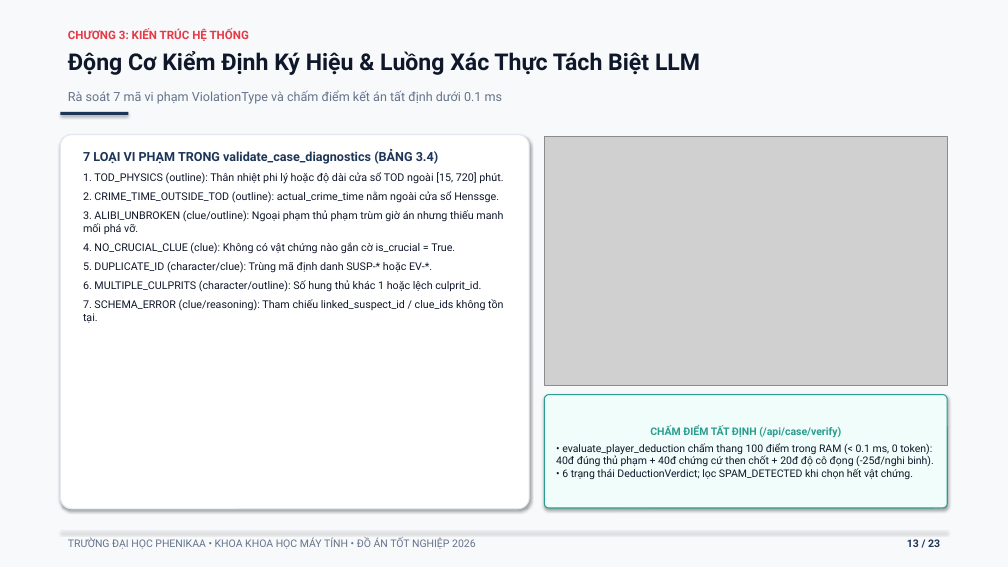
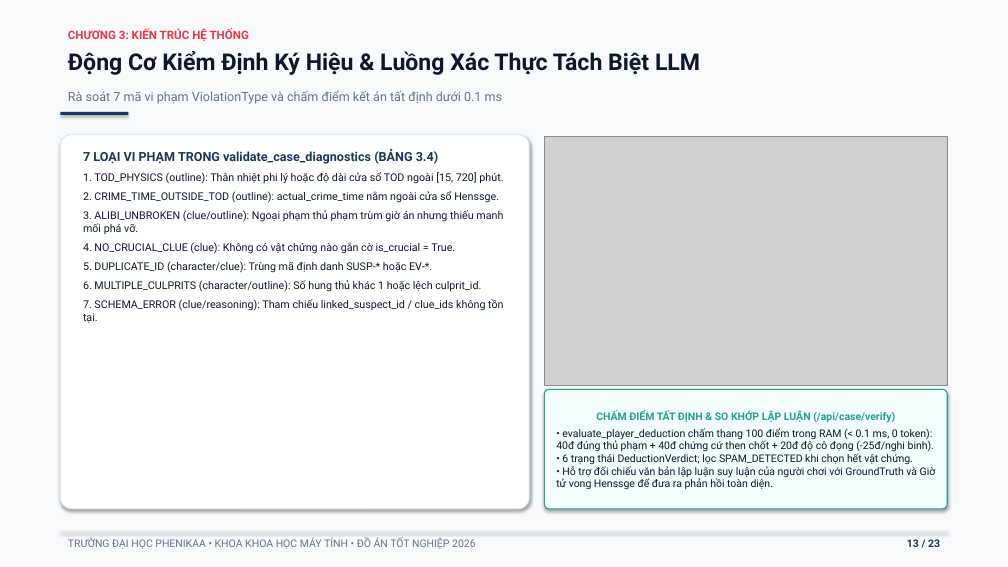
Before and after one commit to NNgocCongAnh/graduation-project, a slide deck: slide 13 of BAO_VE_KHOA_LUAN_TOT_NGHIEP.pptx. Drawn at 1008x567 pixels with LibreOffice and Linux fonts; fonts in the diff are those of the drawing; grey boxes stand for pictures. Boxes give left, top, right and bottom in pixels: in the first picture for what was removed or moved away, otherwise in the second. Text is boxed around its words. In the diff, an @@ line names an element or a change of style, - is before the commit and + after.

```diff
--- a/BAO_VE_KHOA_LUAN_TOT_NGHIEP.pptx
+++ b/BAO_VE_KHOA_LUAN_TOT_NGHIEP.pptx
@@ rounded rectangle "CHẤM ĐIỂM TẤT ĐỊNH & ...": place and size @@
-rounded rectangle "CHẤM ĐIỂM TẤT ĐỊNH & ..." at [544,395,948,508]
+rounded rectangle "CHẤM ĐIỂM TẤT ĐỊNH & ..." at [544,389,948,509]
@@ text in rounded rectangle at [556,410,936,489]: text changed @@
-CHẤM ĐIỂM TẤT ĐỊNH (/api/case/verify)
-• evaluate_player_deduction chấm thang 100 điểm trong RAM (< 0.1 ms, 0 token): 40đ đúng thủ phạm + 40đ chứng cứ then chốt + 20đ độ cô đọng (-25đ/nghi binh).
-• 6 trạng thái DeductionVerdict; lọc SPAM_DETECTED khi chọn hết vật chứng.
+CHẤM ĐIỂM TẤT ĐỊNH & SO KHỚP LẬP LUẬN (/api/case/verify)
+• evaluate_player_deduction chấm thang 100 điểm trong RAM (< 0.1 ms, 0 token): 40đ đúng thủ phạm + 40đ chứng cứ then chốt + 20đ độ cô đọng (-25đ/nghi binh).
+• 6 trạng thái DeductionVerdict; lọc SPAM_DETECTED khi chọn hết vật chứng.
+• Hỗ trợ đối chiếu văn bản lập luận suy luận của người chơi với GroundTruth và Giờ tử vong Henssge để đưa ra phản hồi toàn diện.
```
Also in this commit, not shown: 3 other slides changed.
